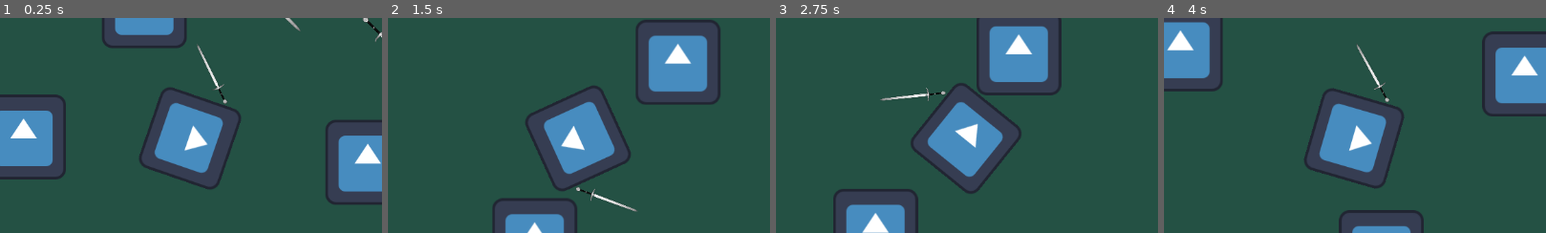
Above: before the commit, frames 1-4 (left to right).
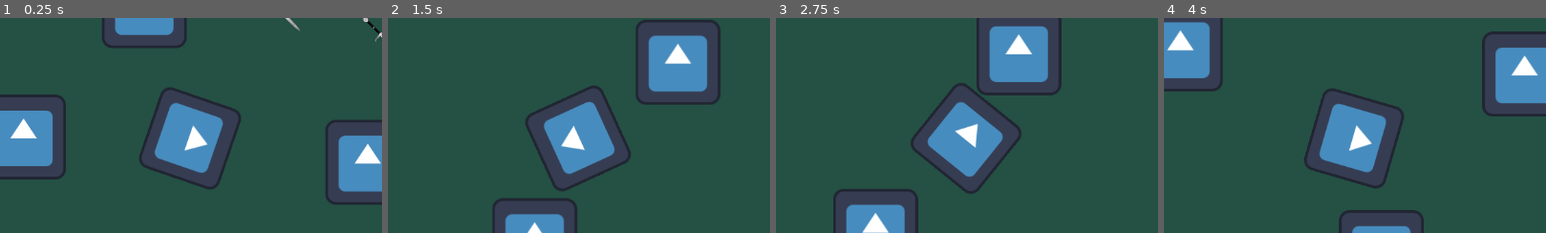
Above: after the commit, the same moments.

Repository: PierceFrancis/Godot-Final-Project
Game: Godot game, scene res://Scenes/main.tscn
The game is run twice, just before and just after one commit, with the same random seed, the same clock (stepped at 60 frames per second) and the same inputs. The engine's default icon, where the game draws it, is replaced by a stand-in: a white triangle on a blue panel in a dark square.
Inputs (mouse positions are % of the whole screen's width and height, from its top left):
- Up to frame 1 (0.25 s): no input
- Up to frame 2 (1.5 s): move the mouse to (72, 45) at 0.52 s; hold D (move_right) 0.53-1.28 s; tap E (action_button) at 0.6 s; move the mouse to (30, 55) at 1.27 s; hold S (move_down) from 1.28 s (still down); tap Space (dash) at 1.35 s
- Up to frame 3 (2.75 s): move the mouse to (60, 28) at 2.02 s; release S (move_down) at 2.03 s; hold D (move_right) from 2.03 s (still down); tap E (action_button) at 2.1 s
- Up to frame 4 (4 s): move the mouse to (45, 70) at 2.77 s; release D (move_right) at 2.78 s; hold W (move_up) 2.78-3.53 s; tap Space (dash) at 2.85 s; move the mouse to (80, 65) at 3.52 s; hold Left (move_left) from 3.53 s (still down); tap E (action_button) at 3.6 s
The pictures show only the part of the screen within x 25-75%, y 22-72%; the shares and areas given below are measured in that part.

The runs differ from the first frame. In frame 1, 0.2% of the frame differs, in the area x 51-60%, y 12-40%; in frame 2, 0.2%; in frame 3, 0.2%; in frame 4, 0.2%, in the area x 50-59%, y 12-40%.

Commit message:
More weapon work

Diff:
--- a/Scenes/Player.tscn
+++ b/Scenes/Player.tscn
@@ -6,9 +6,111 @@
 
 [sub_resource type="Animation" id="Animation_dewec"]
 resource_name = "slash"
+length = 0.3
+step = 0.5
+tracks/0/type = "value"
+tracks/0/imported = false
+tracks/0/enabled = true
+tracks/0/path = NodePath(".:rotation")
+tracks/0/interp = 1
+tracks/0/loop_wrap = true
+tracks/0/keys = {
+"times": PackedFloat32Array(0, 0.25),
+"transitions": PackedFloat32Array(0.5, -2),
+"update": 0,
+"values": [1.5707964, 4.7996554]
+}
+tracks/1/type = "value"
+tracks/1/imported = false
+tracks/1/enabled = true
+tracks/1/path = NodePath(".:position")
+tracks/1/interp = 1
+tracks/1/loop_wrap = true
+tracks/1/keys = {
+"times": PackedFloat32Array(0, 0.25),
+"transitions": PackedFloat32Array(0.5, 0.5),
+"update": 0,
+"values": [Vector2(0, 0), Vector2(-100, -100)]
+}
+tracks/2/type = "value"
+tracks/2/imported = false
+tracks/2/enabled = true
+tracks/2/path = NodePath(".:offset")
+tracks/2/interp = 1
+tracks/2/loop_wrap = true
+tracks/2/keys = {
+"times": PackedFloat32Array(0, 0.25),
+"transitions": PackedFloat32Array(0.5, 0.5),
+"update": 0,
+"values": [Vector2(0, 650), Vector2(0, 1000)]
+}
+tracks/3/type = "value"
+tracks/3/imported = false
+tracks/3/enabled = true
+tracks/3/path = NodePath(".:visible")
+tracks/3/interp = 1
+tracks/3/loop_wrap = true
+tracks/3/keys = {
+"times": PackedFloat32Array(0, 0.01, 0.3),
+"transitions": PackedFloat32Array(1, 1, 1),
+"update": 1,
+"values": [false, true, false]
+}
+
+[sub_resource type="Animation" id="Animation_gntrk"]
+length = 0.001
+tracks/0/type = "value"
+tracks/0/imported = false
+tracks/0/enabled = true
+tracks/0/path = NodePath(".:rotation")
+tracks/0/interp = 1
+tracks/0/loop_wrap = true
+tracks/0/keys = {
+"times": PackedFloat32Array(0),
+"transitions": PackedFloat32Array(1),
+"update": 0,
+"values": [1.5707964]
+}
+tracks/1/type = "value"
+tracks/1/imported = false
+tracks/1/enabled = true
+tracks/1/path = NodePath(".:position")
+tracks/1/interp = 1
+tracks/1/loop_wrap = true
+tracks/1/keys = {
+"times": PackedFloat32Array(0),
+"transitions": PackedFloat32Array(1),
+"update": 0,
+"values": [Vector2(0, 0)]
+}
+tracks/2/type = "value"
+tracks/2/imported = false
+tracks/2/enabled = true
+tracks/2/path = NodePath(".:offset")
+tracks/2/interp = 1
+tracks/2/loop_wrap = true
+tracks/2/keys = {
+"times": PackedFloat32Array(0),
+"transitions": PackedFloat32Array(1),
+"update": 0,
+"values": [Vector2(0, 800)]
+}
+tracks/3/type = "value"
+tracks/3/imported = false
+tracks/3/enabled = true
+tracks/3/path = NodePath(".:visible")
+tracks/3/interp = 1
+tracks/3/loop_wrap = true
+tracks/3/keys = {
+"times": PackedFloat32Array(0),
+"transitions": PackedFloat32Array(1),
+"update": 1,
+"values": [false]
+}
 
 [sub_resource type="AnimationLibrary" id="AnimationLibrary_5ixxa"]
 _data = {
+&"RESET": SubResource("Animation_gntrk"),
 &"slash": SubResource("Animation_dewec")
 }
 
@@ -24,10 +126,11 @@
 texture = ExtResource("1_rpqav")
 
 [node name="sword" type="Sprite2D" parent="Sprite2D"]
+visible = false
 rotation = 1.5707964
 scale = Vector2(0.15020427, 0.15020427)
 texture = ExtResource("3_gntrk")
-offset = Vector2(0, 675)
+offset = Vector2(0, 800)
 
 [node name="AnimationPlayer" type="AnimationPlayer" parent="Sprite2D/sword"]
 libraries = {
--- a/Scenes/enemy_dummy.tscn
+++ b/Scenes/enemy_dummy.tscn
@@ -2,6 +2,33 @@
 
 [ext_resource type="Texture2D" uid="uid://chhiqtgdyqsu7" path="res://icon.svg" id="1_0xtm3"]
 [ext_resource type="Script" uid="uid://bvwtgyq51j77n" path="res://Scripts/enemy_dummy.gd" id="1_67urq"]
+
+[sub_resource type="Animation" id="Animation_6ocrp"]
+length = 0.001
+tracks/0/type = "value"
+tracks/0/imported = false
+tracks/0/enabled = true
+tracks/0/path = NodePath(".:scale")
+tracks/0/interp = 1
+tracks/0/loop_wrap = true
+tracks/0/keys = {
+"times": PackedFloat32Array(0),
+"transitions": PackedFloat32Array(1),
+"update": 0,
+"values": [Vector2(1, 1)]
+}
+tracks/1/type = "value"
+tracks/1/imported = false
+tracks/1/enabled = true
+tracks/1/path = NodePath(".:modulate")
+tracks/1/interp = 1
+tracks/1/loop_wrap = true
+tracks/1/keys = {
+"times": PackedFloat32Array(0),
+"transitions": PackedFloat32Array(1),
+"update": 0,
+"values": [Color(1, 1, 1, 1)]
+}
 
 [sub_resource type="Animation" id="Animation_67urq"]
 resource_name = "take_damage"
@@ -32,33 +59,6 @@
 "values": [Color(1, 1, 1, 1), Color(1, 1, 1, 0.54901963), Color(1, 1, 1, 1)]
 }
 
-[sub_resource type="Animation" id="Animation_6ocrp"]
-length = 0.001
-tracks/0/type = "value"
-tracks/0/imported = false
-tracks/0/enabled = true
-tracks/0/path = NodePath(".:scale")
-tracks/0/interp = 1
-tracks/0/loop_wrap = true
-tracks/0/keys = {
-"times": PackedFloat32Array(0),
-"transitions": PackedFloat32Array(1),
-"update": 0,
-"values": [Vector2(1, 1)]
-}
-tracks/1/type = "value"
-tracks/1/imported = false
-tracks/1/enabled = true
-tracks/1/path = NodePath(".:modulate")
-tracks/1/interp = 1
-tracks/1/loop_wrap = true
-tracks/1/keys = {
-"times": PackedFloat32Array(0),
-"transitions": PackedFloat32Array(1),
-"update": 0,
-"values": [Color(1, 1, 1, 1)]
-}
-
 [sub_resource type="AnimationLibrary" id="AnimationLibrary_rak5c"]
 _data = {
 &"RESET": SubResource("Animation_6ocrp"),
Not shown: 1 places in Scenes/Player.tscn that only renumber resources
